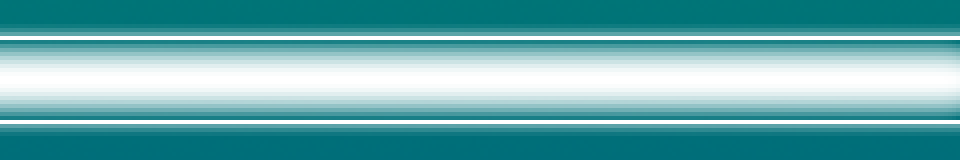
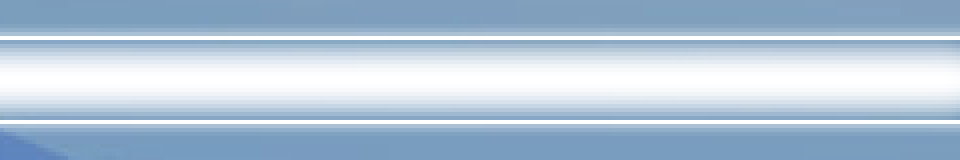
Layered file, before and after one edit (960x160). Changes by layer:
added layer "Layer 2" above "Layer 1" over bbox(0, 0, 960, 160)
